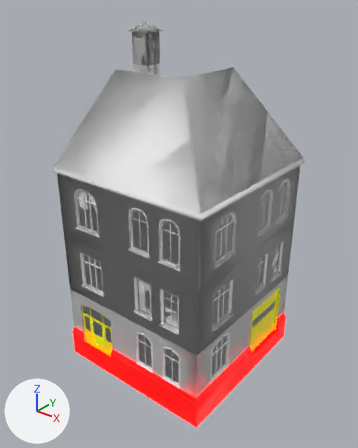
The Blender file rnc_source_files/Apartments/Variant1/Cube9/rnc_apt_v1_c9_c1_f3.blend: old version first, new version second.
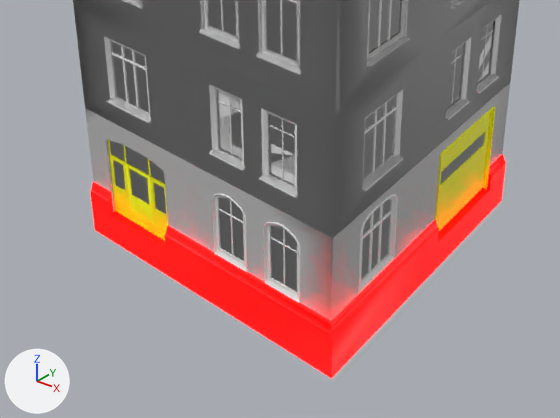
Old and new are each drawn whole from a 50 mm camera at (15.2, -19.2, 19.1) aimed at (0.2, -0.5, 7.5) and again close up on the part from 7% to 88% of the width and 52% to 100% of the height. The axes (+X, +Y, +Z) are drawn at lower left. The lights are the same throughout.

Before the edit, the objects in view are built like this:
```python
me_cube_049 = bpy.data.meshes.new('Cube.049')
me_cube_049.from_pydata(...)  # 650 vertices, 474 faces; spans x -4.5..4.61, y -4.61..4.5, z 3.5..10.5
me_cube_049.polygons.foreach_set('use_smooth', [True] * 474)
# faces by material slot: [72, 306, 96]
me_cube_049.materials.append(mat_cinderblock_beige)  # its picture is missing
me_cube_049.materials.append(mat_wood_bars)  # its picture is missing
me_cube_049.materials.append(mat_wood_frame)  # its picture is missing
me_cube_051 = bpy.data.meshes.new('Cube.051')
me_cube_051.from_pydata(...)  # 136 vertices, 102 faces; spans x -3.65..4.42, y -4.43..3.3, z 1.03..3.12
me_cube_051.materials.append(mat_glass_penetration)  # blue #1a10e7
me_plane_012 = bpy.data.meshes.new('Plane.012')
me_plane_012.from_pydata(...)  # 136 vertices, 34 faces; spans x -3.65..4.4, y -4.4..3.3, z 1.03..3.12
me_plane_012.materials.append(mat_windows_broken)  # its picture is missing
ob_1_windowsbroken_ground_floor = bpy.data.objects.new('1_WindowsBroken_Ground-Floor', me_plane_012)
ob_1_windowsbroken_ground_floor.parent = ob_1_windows_ground_floor
ob_1_windowsbroken_ground_floor.location = (0.0, 0.0, 0.0)
ob_3_upper_floors = bpy.data.objects.new('3_Upper-Floors', me_cube_049)
ob_3_upper_floors.parent = ob_upper_floors
ob_3_upper_floors.location = (0.0, 0.0, 0.0)
ob_firegeo_windows_ground_floor = bpy.data.objects.new('FireGeo_Windows_Ground-Floor', me_cube_051)
ob_firegeo_windows_ground_floor.parent = ob_firegeo_ground_floor
ob_firegeo_windows_ground_floor.location = (0.0, 0.0, 0.0)
ob_firegeo_windows_ground_floor.hide_set(True)
# also in view: '1_Door_Ground-Floor' at (0.7, -0.5, 1.6); '3_Upper-Windows-C2' at (0.6, -0.5, 7.1); '1_Upper-Windows-C2' at (0.6, -0.5, 7.1); '1_Upper-Floors' at (0.1, -0.1, 7.0); '1_Frame_Ground-Floor' at (0.1, -0.1, 1.3)
```
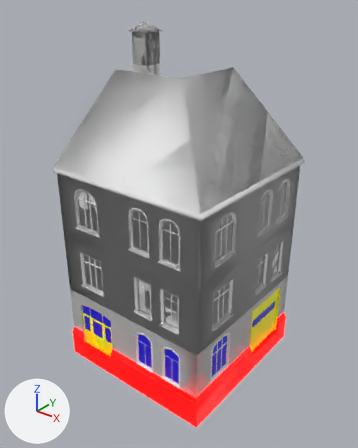
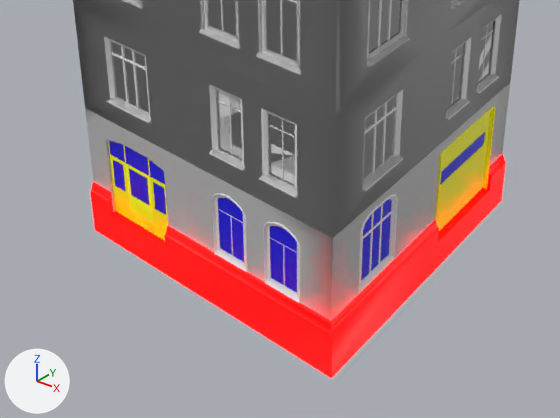
Where the change shows, as pixel boxes [x1, y1, x2, y2] in the close-ups (560 x 418 px):
'FireGeo_Windows_Ground-Floor', shown (blue): after [109, 132, 485, 293]
'1_WindowsBroken_Ground-Floor', unchanged, covered by the edit: before [110, 132, 485, 292]

Patch to the scene script:
```diff
--- a/rnc_source_files/Apartments/Variant1/Cube9/rnc_apt_v1_c9_c1_f3.blend.py
+++ b/rnc_source_files/Apartments/Variant1/Cube9/rnc_apt_v1_c9_c1_f3.blend.py
@@ ob_firegeo_windows_ground_floor @@
 ob_firegeo_windows_ground_floor.location = (0.0, 0.0, 0.0)
-ob_firegeo_windows_ground_floor.hide_set(True)
```
